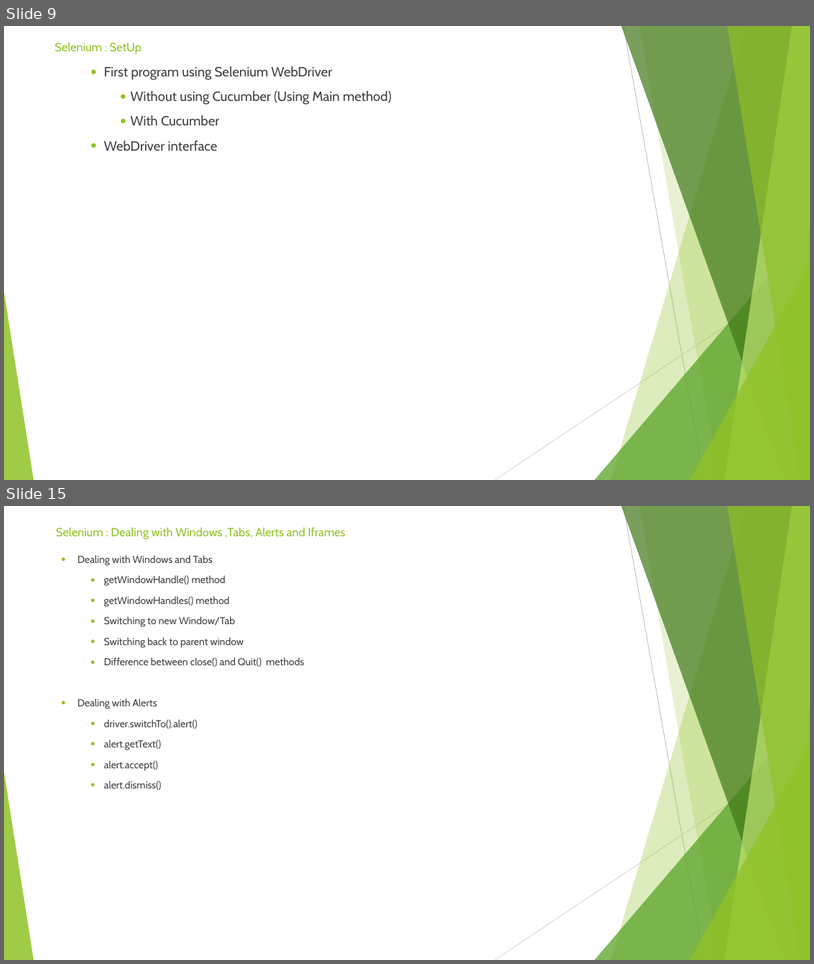
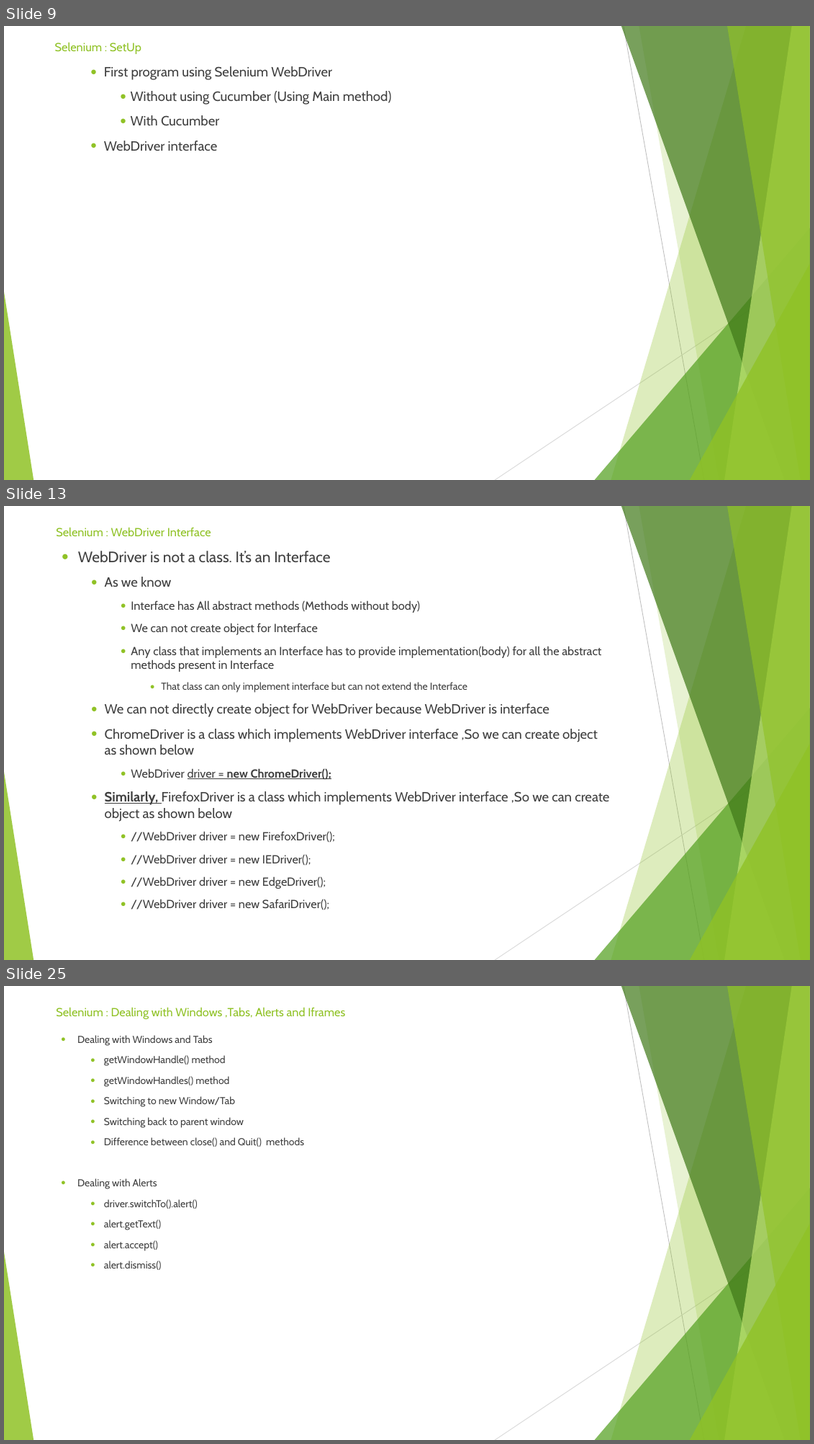
Before and after one commit to sidissir/mk-selenium-training, a slide deck: SeleniumPPT.pptx. Shown one above the other, each under a label of ours: slides 9 and 15 before the commit, slides 9, 13 and 25 after it; the slides between them are not shown. The pictures are 814x964 and 814x1444 pixels, drawn with LibreOffice and Linux fonts; fonts in the diff are those of the drawing. Boxes give left, top, right and bottom in pixels: in the first picture for what was removed or moved away, otherwise in the second. Text is boxed around its words. In the diff, an @@ line names an element or a change of style, - is before the commit and + after.

```diff
--- a/SeleniumPPT.pptx
+++ b/SeleniumPPT.pptx
@@ slide 13 added at bbox=[4, 506, 810, 960], background #FFFFFF; not listed: 10 template elements that a slide beside it also shows @@
@@ title added at bbox=[56, 527, 211, 536], 14 pt, text #90C226 @@
+Selenium : WebDriver Interface
@@ text added at bbox=[78, 551, 610, 910], 14 pt, text #3F3F3F @@
+● WebDriver is not a class. It’s an Interface
+  ● As we know
+    ● Interface has All abstract methods (Methods without body)
+    ● We can not create object for Interface
+    ● Any class that implements an Interface has to provide implementation(body) for all the abstract methods present in Interface
+      ● That class can only implement interface but can not extend the Interface
+  ● We can not directly create object for WebDriver because WebDriver is interface
+  ● ChromeDriver is a class which implements WebDriver interface ,So we can create object as shown below
+    ● WebDriver driver = new ChromeDriver();
+  ● Similarly, FirefoxDriver is a class which implements WebDriver interface ,So we can create object as shown below
+    ● //WebDriver driver = new FirefoxDriver();
+    ● //WebDriver driver = new IEDriver();
+    ● //WebDriver driver = new EdgeDriver();
+    ● //WebDriver driver = new SafariDriver();
@@ what was slide 15 is now slide 25 @@
```
Also in this commit, not shown: 6 slides changed, 10 other slides added, 1 slide removed, 16 other files.
